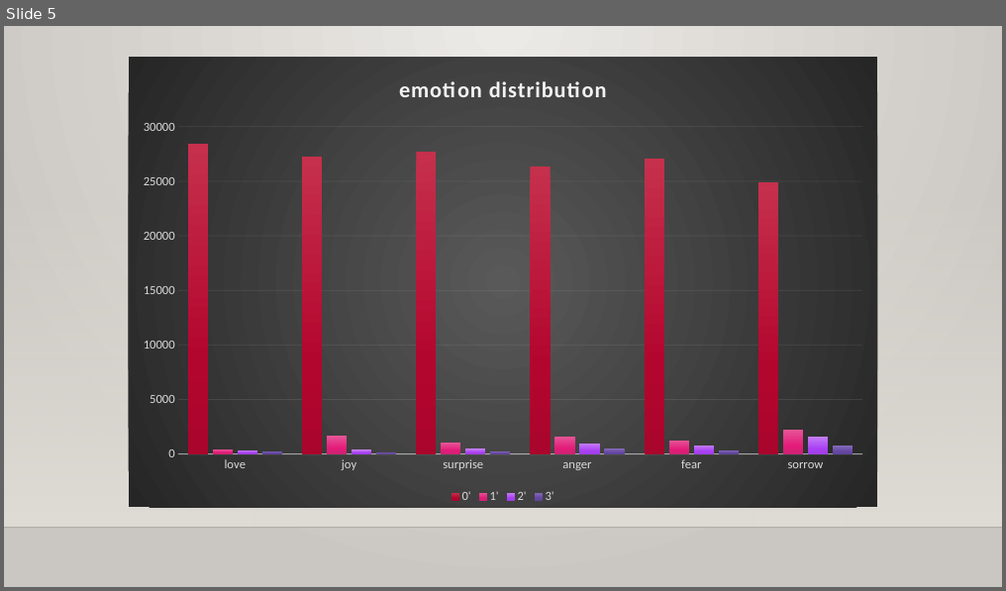
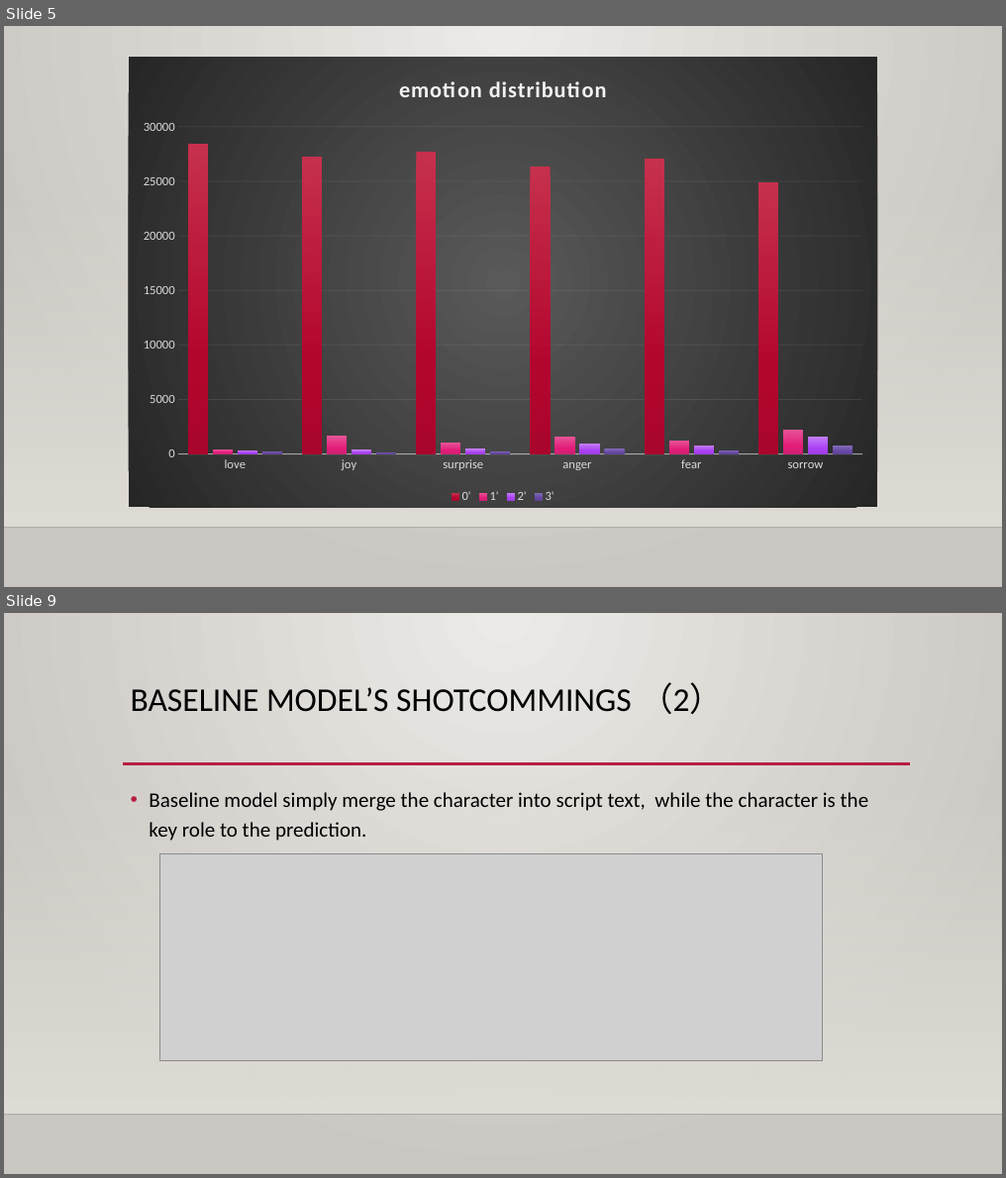
Before and after one commit to ErinYY/IIT-CS584-course-project-script_emotion, a slide deck: CS584_Team39_Presentation1.pptx. Shown one above the other, each under a label of ours: slide 5 before the commit, slides 5 and 9 after it; the slides between them are not shown. The pictures are 1006x591 and 1006x1178 pixels, drawn with LibreOffice and Linux fonts; fonts in the diff are those of the drawing; grey boxes stand for pictures; background and template pictures are left out. Boxes give left, top, right and bottom in pixels: in the first picture for what was removed or moved away, otherwise in the second. Text is boxed around its words. In the diff, an @@ line names an element or a change of style, - is before the commit and + after.

```diff
--- a/CS584_Team39_Presentation1.pptx
+++ b/CS584_Team39_Presentation1.pptx
@@ slide 9 added at [4, 613, 1002, 1174], background gradient #ECEAE7 to #CAC7C1; not listed: 2 template elements that a slide beside it also shows @@
@@ title added at [131, 682, 723, 714], 32 pt, text #000000 @@
+BASELINE MODEL’S SHOTCOMMINGS （2）
@@ line added from (123, 764) to (910, 764), #B71E42 2.5 pt @@
@@ text added at [149, 792, 869, 841], 20 pt, text #000000 @@
+• Baseline model simply merge the character into script text, while the character is the key role to the prediction.
@@ picture added at [159, 854, 822, 1060] @@
```
Also in this commit, not shown: 1 slide changed, 4 other slides added.
